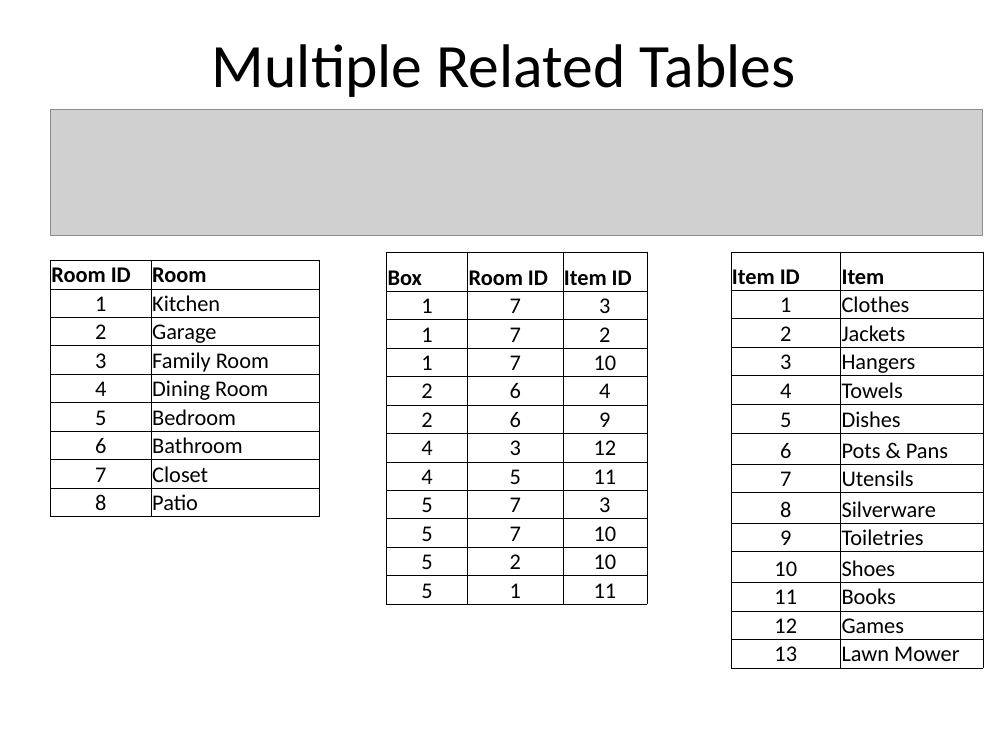
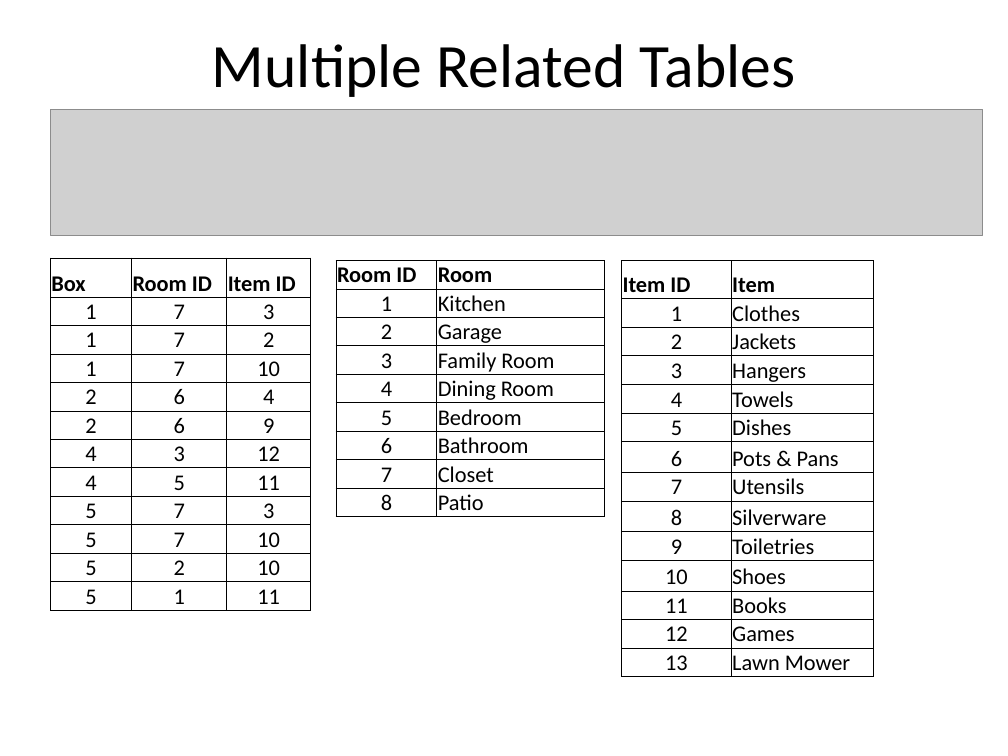
Before and after one commit to dykebert/GDI_Database_Training, a slide deck: slide 53 of Introduction to Databases and SQL.pptx (slide 52 before the commit). Drawn at 1008x756 pixels with LibreOffice and Linux fonts; fonts in the diff are those of the drawing; grey boxes stand for pictures. Boxes give left, top, right and bottom in pixels: in the first picture for what was removed or moved away, otherwise in the second. Text is boxed around its words. In the diff, an @@ line names an element or a change of style, - is before the commit and + after.

```diff
--- a/Introduction to Databases and SQL.pptx
+++ b/Introduction to Databases and SQL.pptx
@@ table: place and size @@
-table at [386, 252, 646, 602]
+table at [50, 258, 310, 608]
@@ table: place and size @@
-table at [50, 260, 320, 514]
+table at [336, 260, 605, 514]
@@ table: place and size @@
-table at [731, 252, 983, 665]
+table at [622, 260, 874, 674]
```
Also in this commit, not shown: 13 other slides changed, 1 slide added, 1 slide removed, 1 other file.
